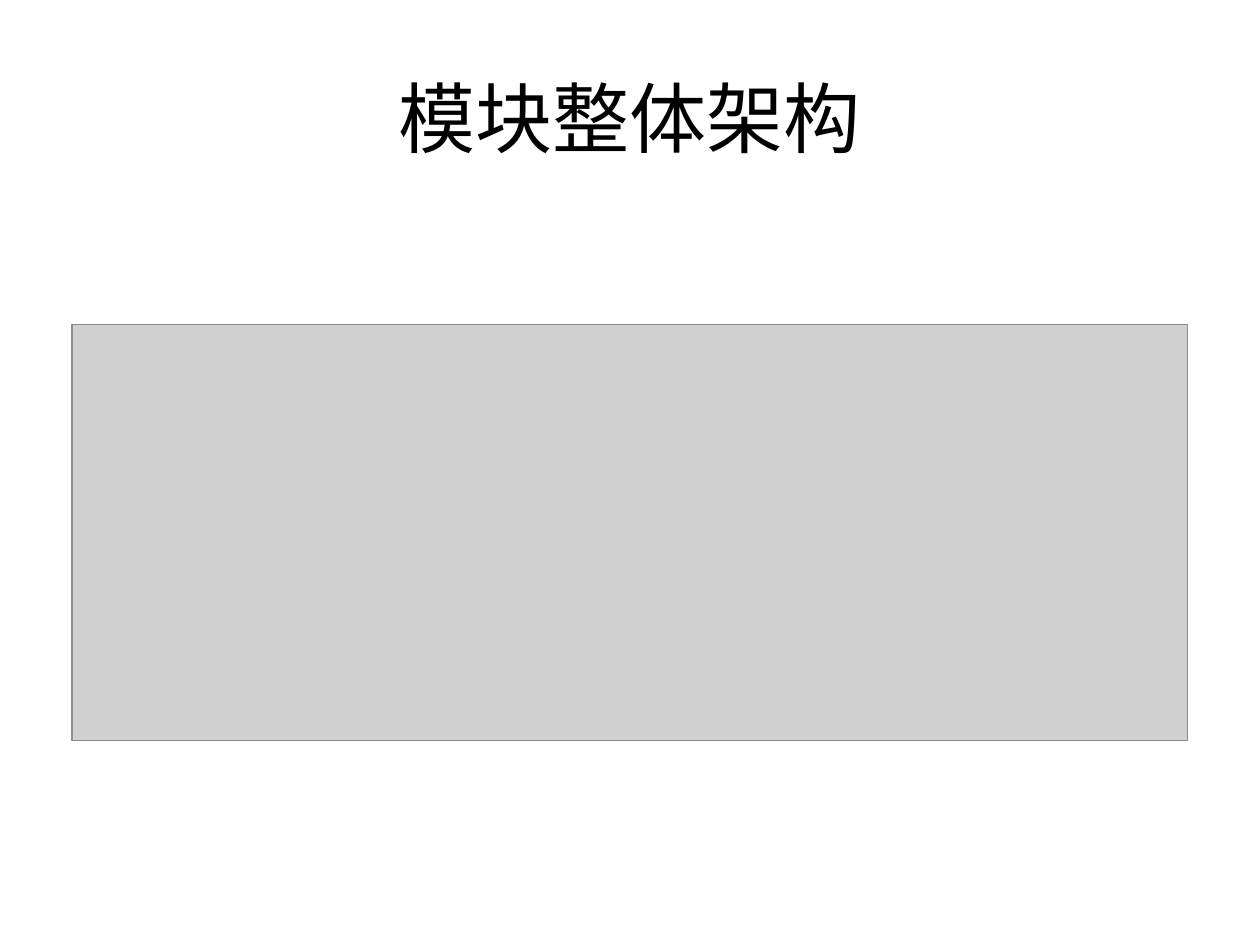
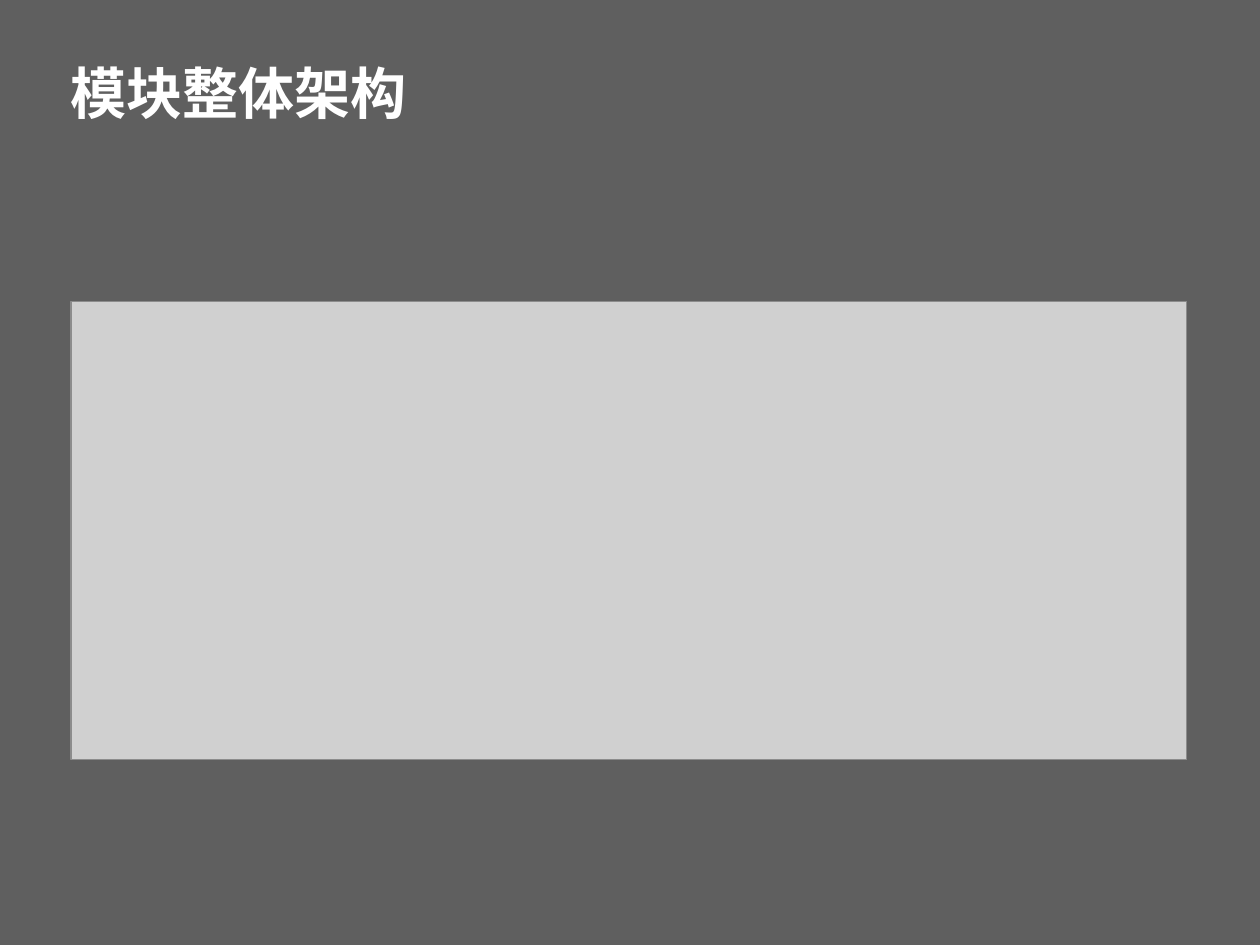
Before and after one commit to beautifulSoup/GraduateDesign, a slide deck: slide 2 of Impala直方图模块设计.pptx. Drawn at 1260x945 pixels with LibreOffice and Linux fonts; fonts in the diff are those of the drawing; grey boxes stand for pictures; background and template pictures are left out. Boxes give left, top, right and bottom in pixels: in the first picture for what was removed or moved away, otherwise in the second. Text is boxed around its words. In the diff, an @@ line names an element or a change of style, - is before the commit and + after.

```diff
--- a/Impala直方图模块设计.pptx
+++ b/Impala直方图模块设计.pptx
@@ background #FFFFFF to picture (left out) @@
@@ title "模块整体架构": place and size @@
-title "模块整体架构" at bbox=[399, 82, 861, 154]
+title "模块整体架构" at bbox=[70, 66, 406, 119]
@@ title "模块整体架构" at bbox=[70, 66, 406, 119]: size 44 to 32 pt, font Calibri to Noto Sans CJK SC, text colour #000000 to #FFFFFF, bold on; alignment centre to left; line spacing 1 to 0.9; vertical alignment middle to bottom @@
@@ picture: place and size @@
-picture at bbox=[72, 324, 1187, 740]
+picture at bbox=[72, 301, 1187, 760]
```
Also in this commit, not shown: 5 other slides changed, 4 slides added, 1 slide removed, 14 other files.
